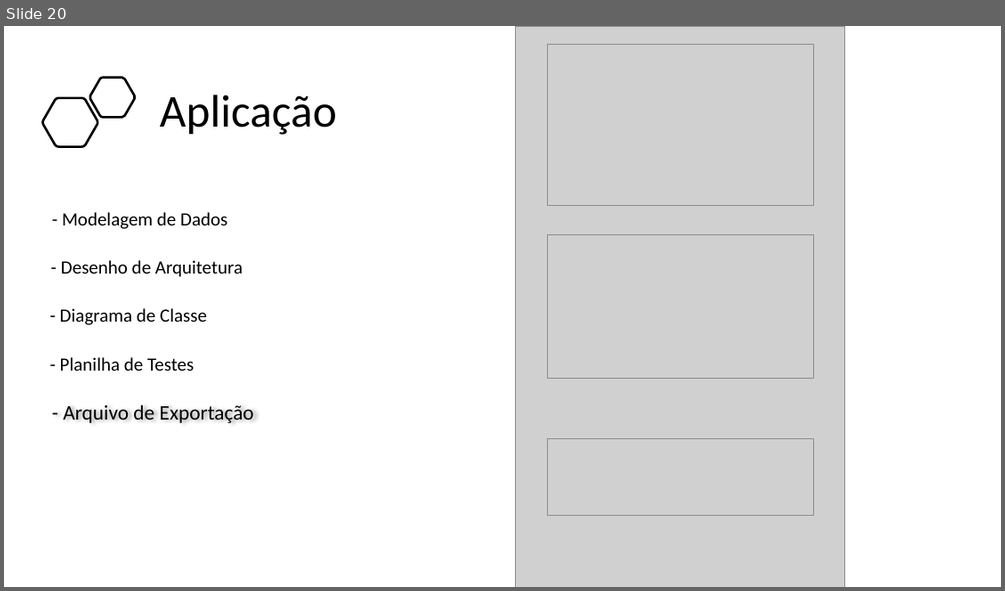
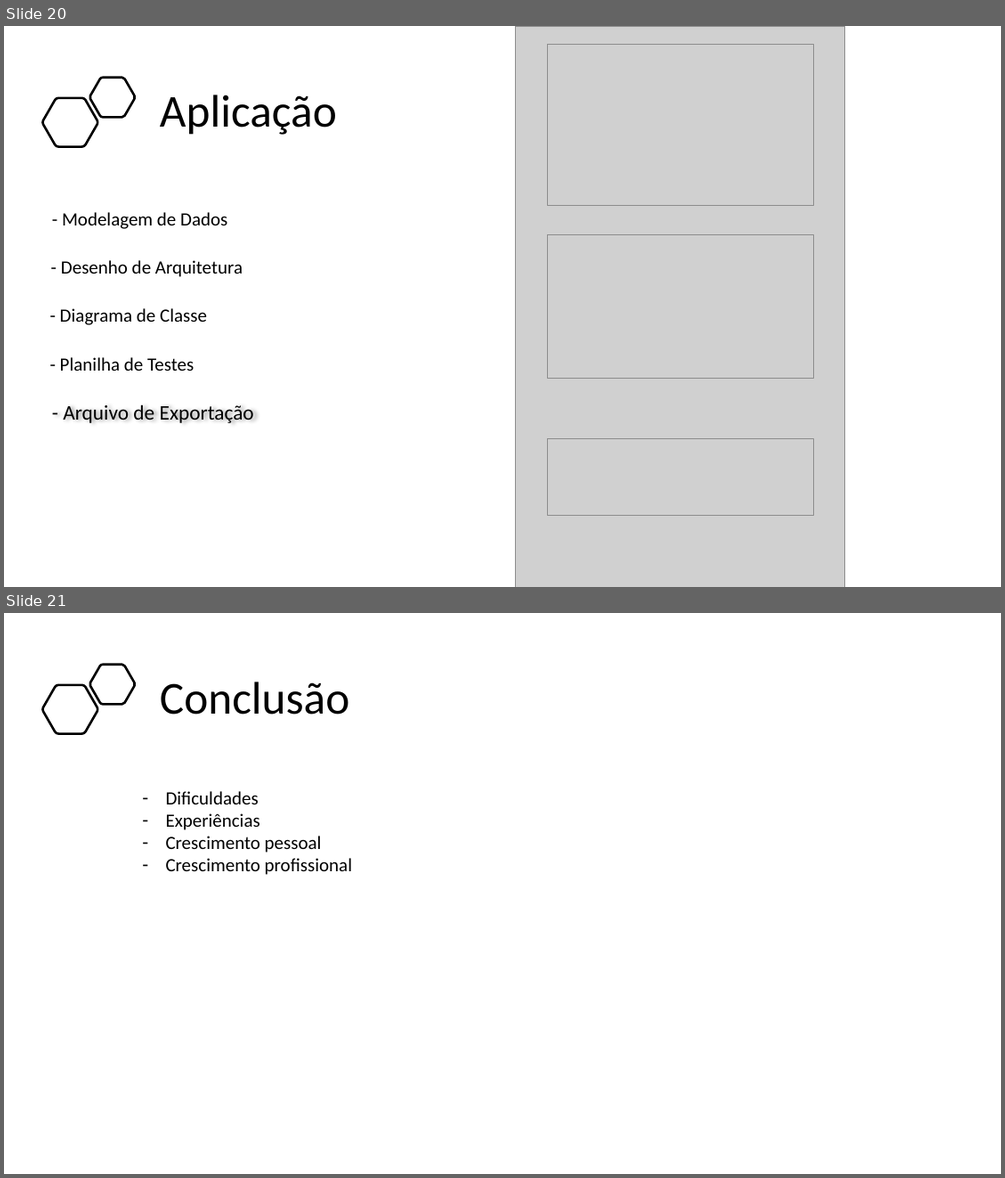
Before and after one commit to BandTec/project-hunter, a slide deck: Documentação/Apresentação - Sprint 3.pptx. Shown one above the other, each under a label of ours: slide 20 before the commit, slides 20 and 21 after it. The pictures are 1005x591 and 1005x1178 pixels, drawn with LibreOffice and Linux fonts; fonts in the diff are those of the drawing; grey boxes stand for pictures. Boxes give left, top, right and bottom in pixels: in the first picture for what was removed or moved away, otherwise in the second. Text is boxed around its words. In the diff, an @@ line names an element or a change of style, - is before the commit and + after.

```diff
--- a/Documentação/Apresentação - Sprint 3.pptx
+++ b/Documentação/Apresentação - Sprint 3.pptx
@@ slide 21 added at box(4, 613, 1001, 1174), background #FFFFFF @@
@@ freeform shape added at box(90, 665, 135, 705), outline #000000 2.25 pt @@
@@ freeform shape added at box(43, 685, 98, 733), outline #000000 2.25 pt @@
@@ title added at box(160, 682, 349, 714), 44 pt, text #000000 @@
+Conclusão
@@ text added at box(166, 791, 352, 875), 18 pt, text #000000 @@
+– Dificuldades
+– Experiências
+– Crescimento pessoal
+– Crescimento profissional
```
Also in this commit, not shown: 5 slides changed, 2 other files.
